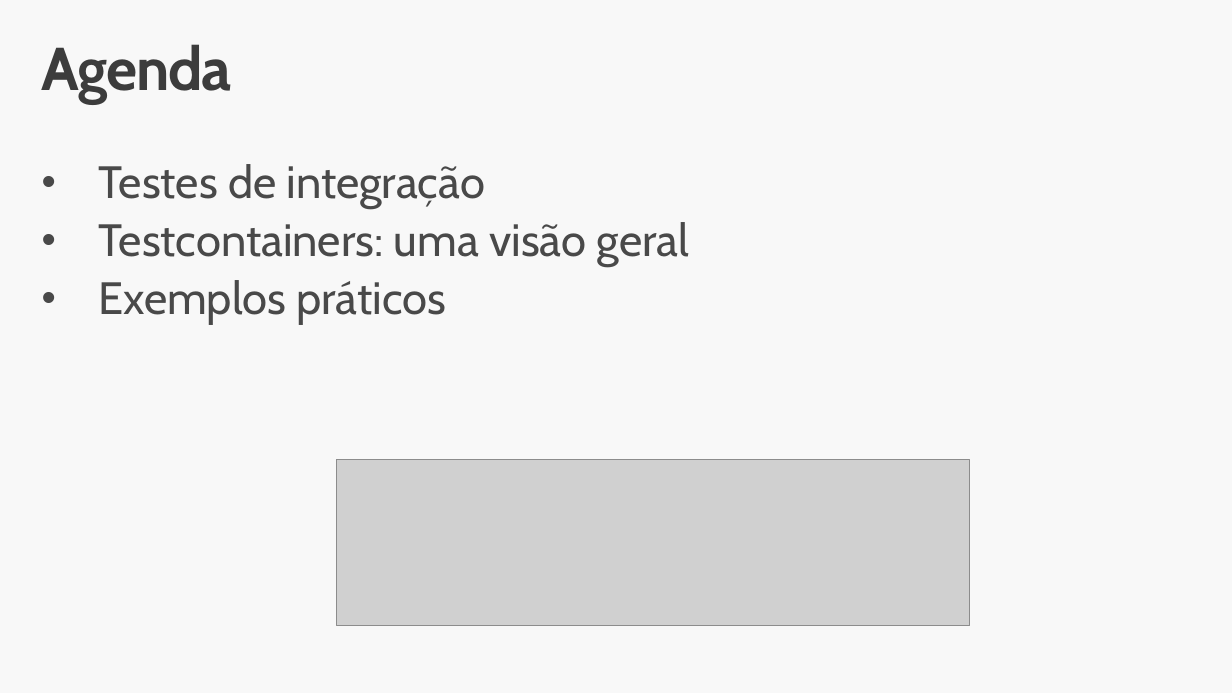
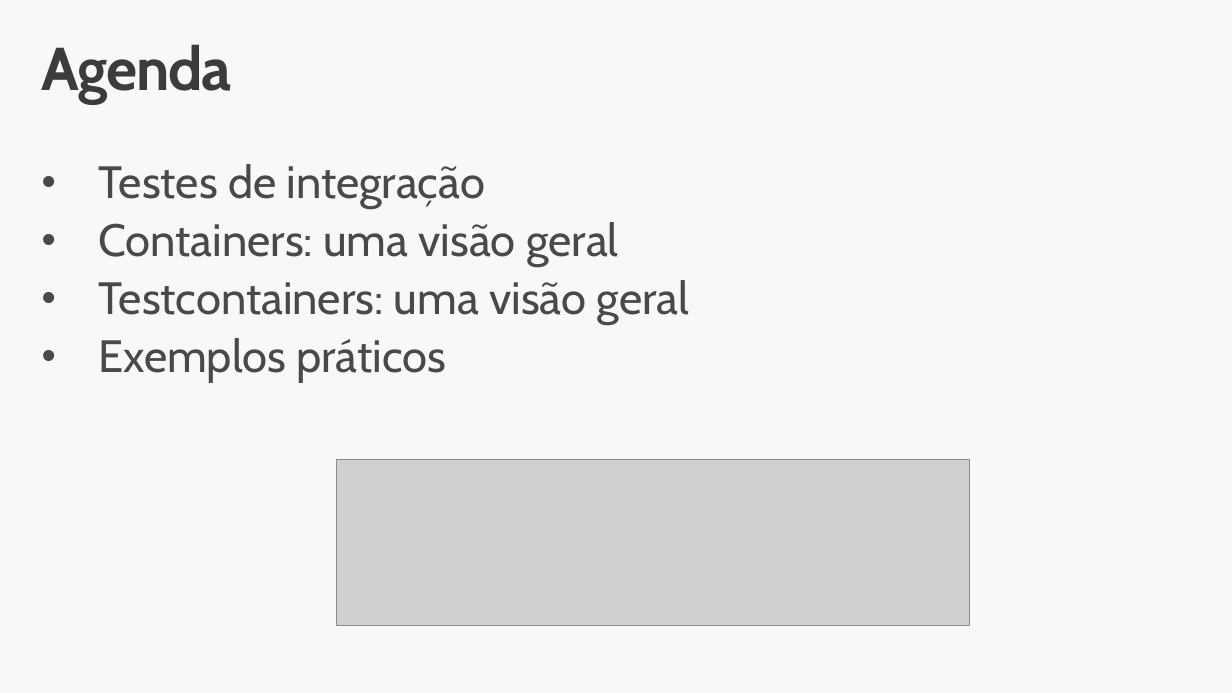
Before and after one commit to renatogroffe/testcontainers_senai-2025-05, a slide deck: slide 5 of slides/TestContainers SENAI 2025-05.pptx. Drawn at 1232x693 pixels with LibreOffice and Linux fonts; fonts in the diff are those of the drawing; grey boxes stand for pictures. Boxes give left, top, right and bottom in pixels: in the first picture for what was removed or moved away, otherwise in the second. Text is boxed around its words. In the diff, an @@ line names an element or a change of style, - is before the commit and + after.

```diff
--- a/slides/TestContainers SENAI 2025-05.pptx
+++ b/slides/TestContainers SENAI 2025-05.pptx
@@ text at [98,222,618,267]: paragraph added @@
+• Containers: uma visão geral
```
Also in this commit, not shown: 4 slides added.
